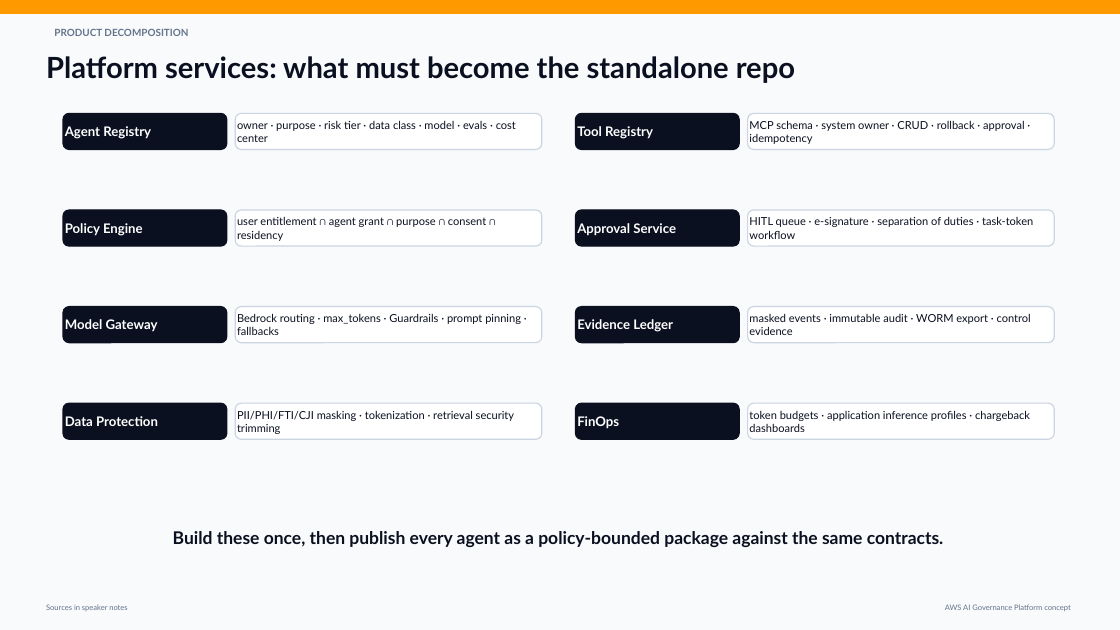
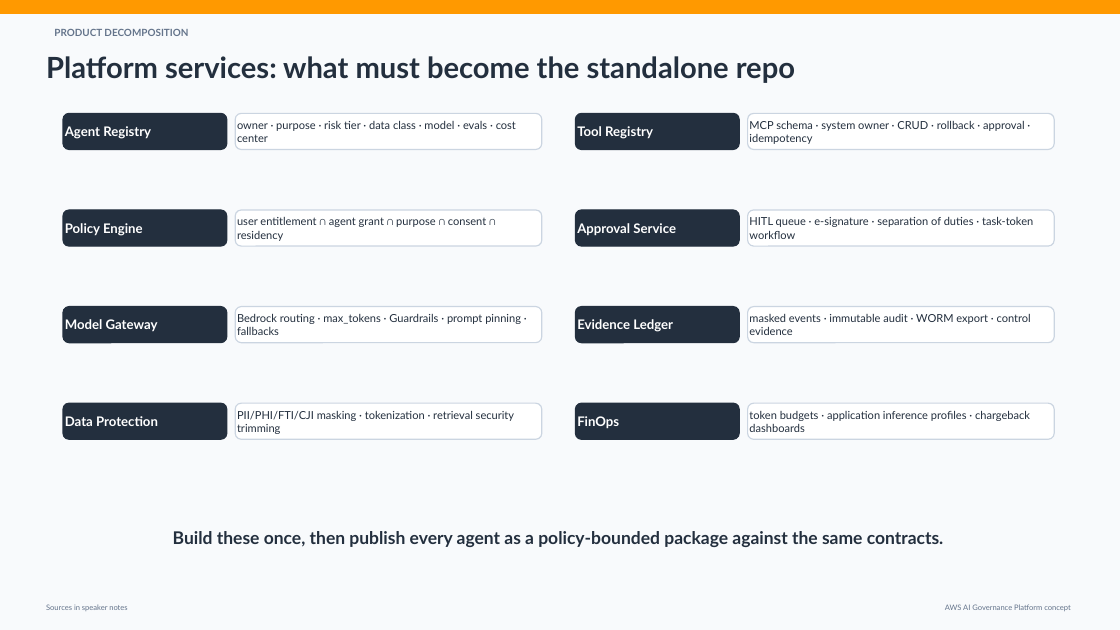
Before and after one commit to virtualryder/aegis-ai-governance-platform-aws, a slide deck: slide 6 of aws_ai_governance_platform_gtm_deck.pptx. Drawn at 1120x630 pixels with LibreOffice and Linux fonts; fonts in the diff are those of the drawing. Boxes give left, top, right and bottom in pixels: in the first picture for what was removed or moved away, otherwise in the second. Text is boxed around its words. In the diff, an @@ line names an element or a change of style, - is before the commit and + after.

```diff
--- a/aws_ai_governance_platform_gtm_deck.pptx
+++ b/aws_ai_governance_platform_gtm_deck.pptx
@@ fill #0B1020 to #232F3E; outline #0B1020 1 pt to #232F3E 1 pt in 8 elements at (63,113,227,150), (576,113,739,150), (63,210,227,246), (576,210,739,246), (63,307,227,343), (576,307,739,343), (63,403,227,439), (576,403,739,439) @@
@@ text colour #0B1020 to #232F3E in 10 elements at (46,56,795,83), (235,113,542,150), (748,113,1054,150), (235,210,542,246), (748,210,1054,246), (235,307,542,343), (748,307,1054,343), (235,403,542,439), (748,403,1054,439), (173,531,944,547) @@
```
Also in this commit, not shown: 13 other slides changed, 2 slides removed, 33 other files.
